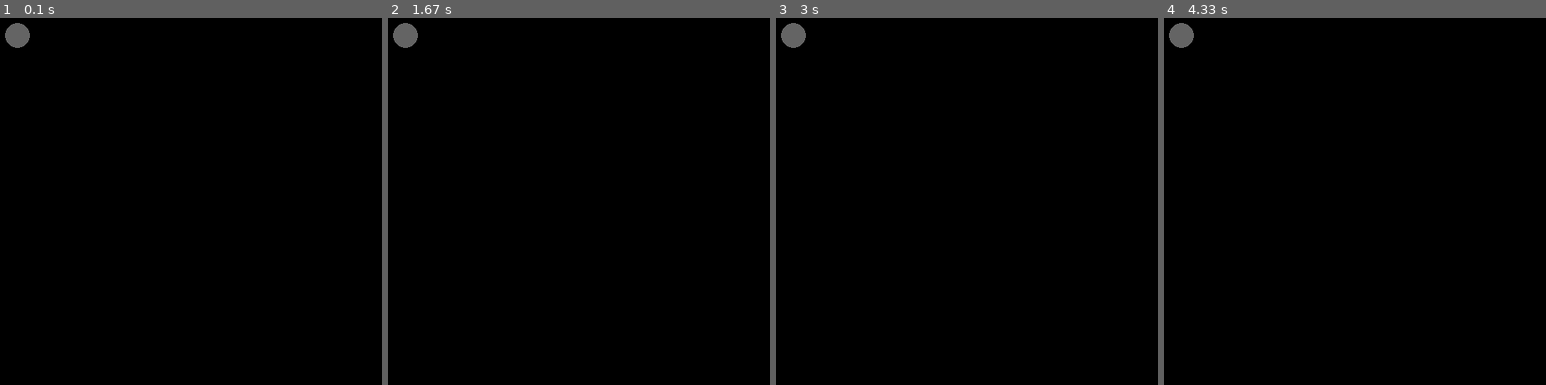
Above: before the commit, frames 1-4 (left to right).
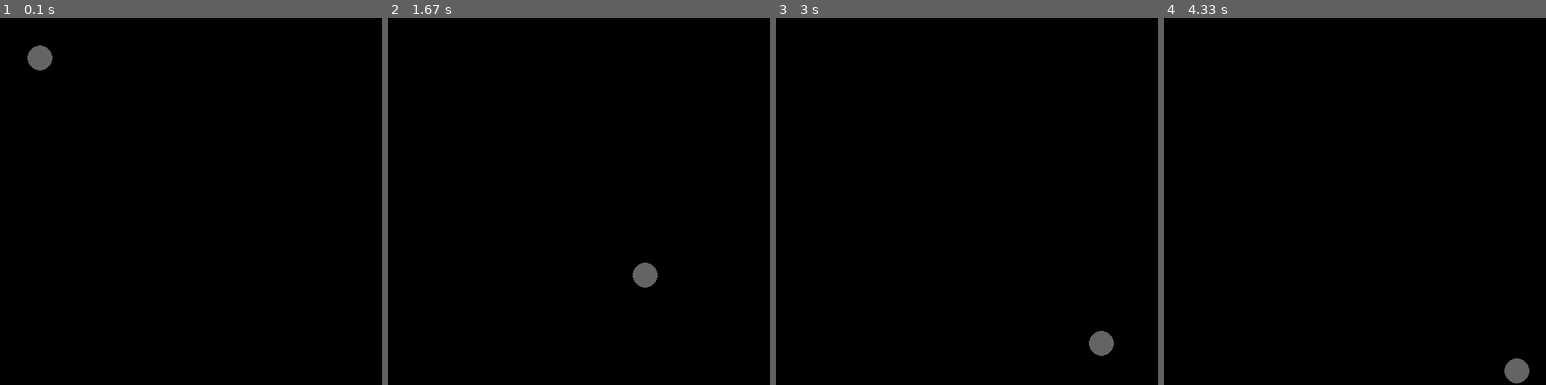
Above: after the commit, the same moments.

Repository: bluesun-pixel/projet-pygame
Game: pygame game, started from main.py
Same seed, same stepped clock (60 frames per second), same inputs: the game is played once before the commit and once after it.
Inputs:
- Up to frame 1 (0.1 s): no input
- Up to frame 2 (1.67 s): no input
- Up to frame 3 (3 s): no input
- Up to frame 4 (4.33 s): no input

The runs differ from the first frame. In frame 1, 0.7% of the frame differs, in the area x 1-14%, y 1-15%; in frame 2, 0.7%; in frame 3, 0.7%; in frame 4, 0.7%.

Commit message:
fix balle qui ne se déplace pas

Diff:
--- a/main.py
+++ b/main.py
@@ -33,12 +33,12 @@
 continuer = True
 
 class Balle:
-    def __init__(self, frottement, balle_x, balle_y):
+    def __init__(self, balle_x, balle_y):
         self.balle_x = balle_x
         self.balle_y = balle_y
         self.direction = [1, 1]
-        self.frottement = 0.95
-        self.vitesse = 20
+        self.frottement = 0.9888
+        self.vitesse = 5
 
     def deplacer_balle(self):
         if self.vitesse >= 0.1:
@@ -48,14 +48,15 @@
         else:
             self.vitesse = 0
 
-balle_golf = Balle(0.98, 10, 10)
+balle_golf = Balle( 10, 10)
 
 while continuer:
+    fenetre.fill((0,0,0))
     liste_sprite.draw(fenetre)
     balle_golf.deplacer_balle()
+    pygame.draw.circle(fenetre, (100, 100, 100), (int(balle_golf.balle_x), int(balle_golf.balle_y)), 15)
     pygame.display.flip()
 
     for event in pygame.event.get():
-        pygame.draw.circle(fenetre, (100, 100, 100), (int(balle_golf.balle_x), int(balle_golf.balle_y)), 15)
         if event.type == QUIT:
             continuer = False
